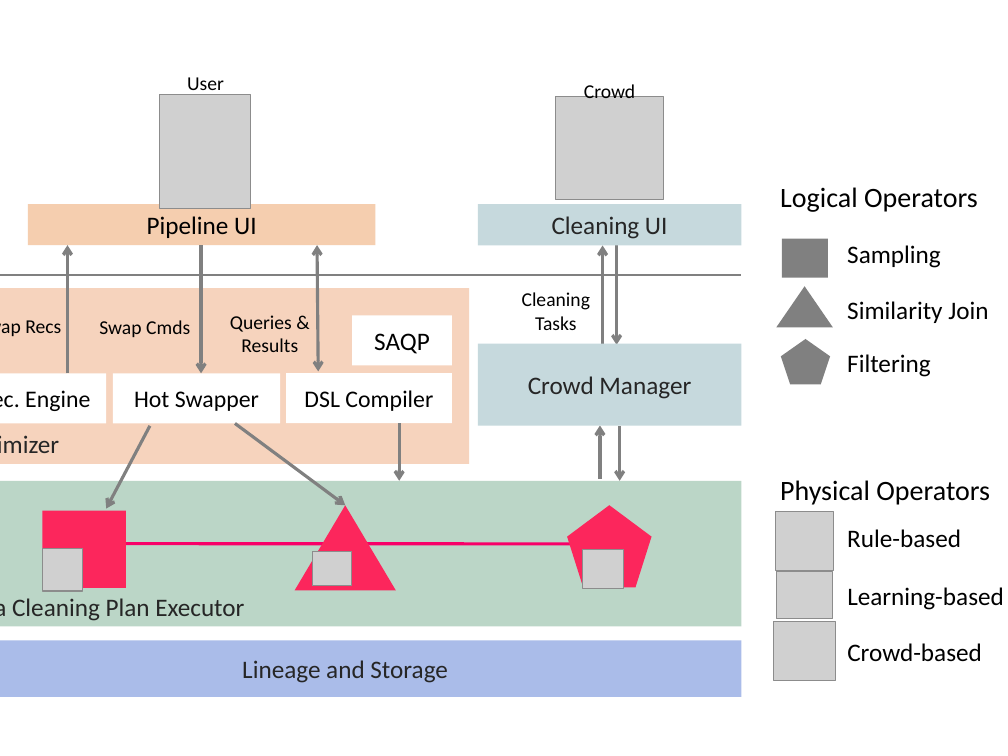
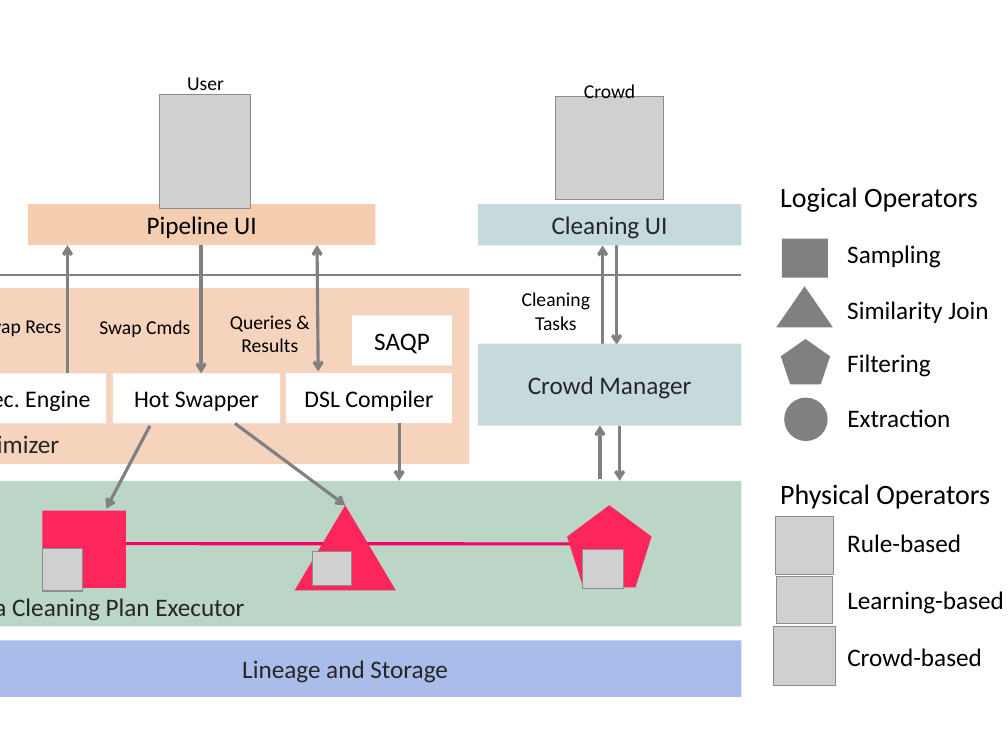
Before and after one commit to sjyk/vldb15-demo, a slide deck: slide 2 of figs/figs.pptx. Drawn at 1008x756 pixels with LibreOffice and Linux fonts; fonts in the diff are those of the drawing; grey boxes stand for pictures. Boxes give left, top, right and bottom in pixels: in the first picture for what was removed or moved away, otherwise in the second. Text is boxed around its words. In the diff, an @@ line names an element or a change of style, - is before the commit and + after.

```diff
--- a/figs/figs.pptx
+++ b/figs/figs.pptx
@@ ellipse added at bbox=[784, 397, 828, 440], fill #808080 @@
@@ text added at bbox=[847, 409, 950, 428], 18 pt, text #000000 @@
+Extraction
@@ 4 texts, 3 pictures: place and size @@
-4 texts, 3 pictures at bbox=[774, 480, 1004, 680]
+4 texts, 3 pictures at bbox=[774, 484, 1004, 684]
```
Also in this commit, not shown: 3 other files.
